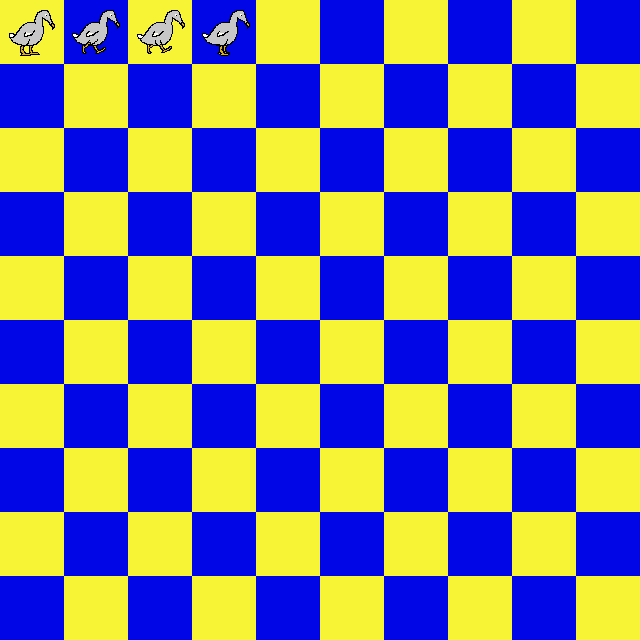
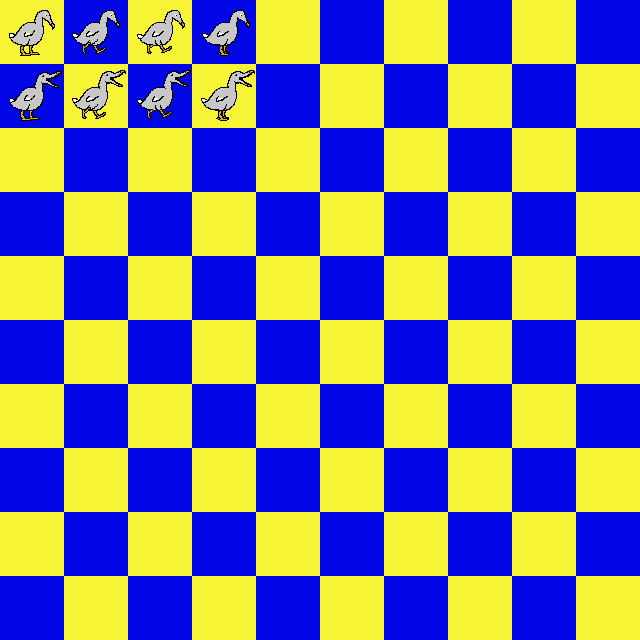
Layered file, before and after one edit (640 × 640). Changes by layer:
painted on "Ebene" over [9, 18, 255, 121]
